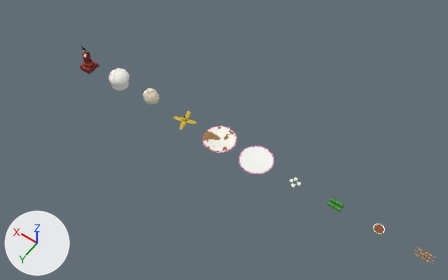
The glTF model src/assets/masak/models/props.glb as it was, and as the next commit left it.
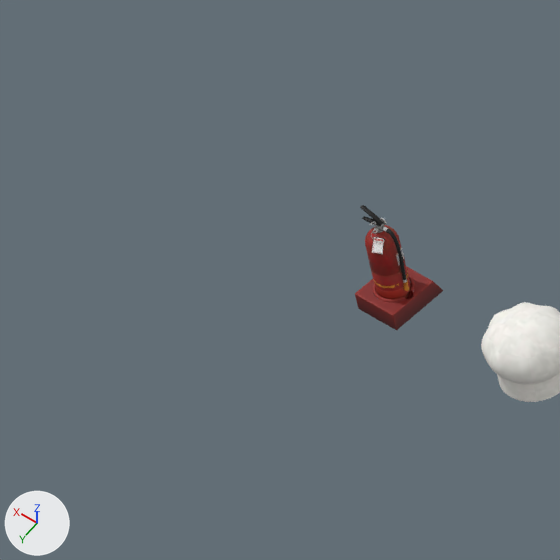
Each version appears first from a 50 mm camera at (48.69, 5.63, 8.93) aimed at (53.28, -0.8, -1.17), and next in a close-up on the part from 0% to 28% of the width and 0% to 45% of the height. Arrows for +X, +Y and +Z are at lower left; the lights stay in place. The first two pictures are the older version.

Objects in the first close-up: 'pemadam', 'topi_koki'.
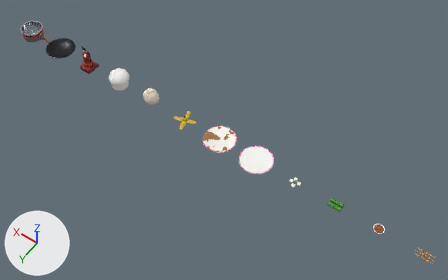
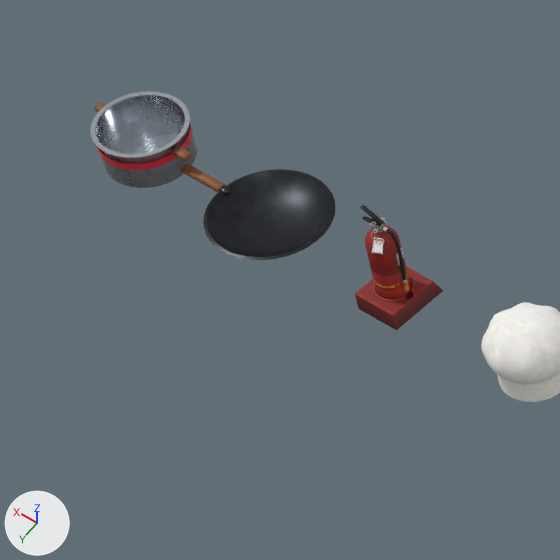
Pixel boxes (x1, y1, x2, y2) of what changed, in the close-ups (560 x 560 px):
```json
{"object": "wajan", "change": "added", "after": [181, 164, 336, 260], "faces in mat_besi_wajan (picture img_besi_wajan)": [203, 169, 336, 260], "faces in mat_gagang_kayu (picture img_gagang_kayu)": [181, 164, 225, 192]}
{"object": "panci", "change": "added", "after": [90, 91, 197, 188], "faces in mat_baja_panci (picture img_baja_panci)": [90, 91, 197, 188], "faces in mat_pita_panci (red #e0223c)": [97, 124, 192, 170], "faces in mat_gagang_kayu (picture img_gagang_kayu)": [94, 102, 192, 161]}
```

Scene script edits in JSON lines:
```json
{"op": "add", "block": "img_besi_wajan", "code": ["img_besi_wajan = load_image('besi_wajan', '_unpacked/besi_wajan', 256, 256, 'sRGB')"]}
{"op": "add", "block": "img_gagang_kayu", "code": ["img_gagang_kayu = load_image('gagang_kayu', '_unpacked/gagang_kayu', 256, 256, 'sRGB')"]}
{"op": "add", "block": "img_baja_panci", "code": ["img_baja_panci = load_image('baja_panci', '_unpacked/baja_panci', 256, 256, 'sRGB')"]}
{"op": "add", "block": "mat_besi_wajan", "code": ["mat_besi_wajan = principled_material('besi_wajan')", "mat_besi_wajan.texture = img_besi_wajan", "mat_besi_wajan.metallic = 0.75", "mat_besi_wajan.roughness = 0.38"]}
{"op": "add", "block": "mat_gagang_kayu", "code": ["mat_gagang_kayu = principled_material('gagang_kayu')", "mat_gagang_kayu.texture = img_gagang_kayu", "mat_gagang_kayu.roughness = 0.55"]}
{"op": "add", "block": "mat_baja_panci", "code": ["mat_baja_panci = principled_material('baja_panci')", "mat_baja_panci.texture = img_baja_panci", "mat_baja_panci.metallic = 0.9", "mat_baja_panci.roughness = 0.22"]}
{"op": "add", "block": "mat_pita_panci", "code": ["mat_pita_panci = principled_material('pita_panci')", "mat_pita_panci.base_color = (0.745, 0.016, 0.0452)  # red #e0223c", "mat_pita_panci.roughness = 0.35"]}
{"op": "add", "block": "me_bubut_007", "code": ["me_bubut_007 = bpy.data.meshes.new('bubut.007')", "me_bubut_007.from_pydata(...)  # 338 vertices, 664 faces; spans x -0.3..0.56, y -0.3..0.3, z 0.0..0.093", "# faces by material slot: [620, 44]", "me_bubut_007.materials.append(mat_besi_wajan)  # picture img_besi_wajan", "me_bubut_007.materials.append(mat_gagang_kayu)  # picture img_gagang_kayu"]}
{"op": "add", "block": "me_bubut_008", "code": ["me_bubut_008 = bpy.data.meshes.new('bubut.008')", "me_bubut_008.from_pydata(...)  # 578 vertices, 1048 faces; spans x -0.305..0.305, y -0.228..0.228, z 0.0..0.215", "# faces by material slot: [672, 288, 88]", "me_bubut_008.materials.append(mat_baja_panci)  # picture img_baja_panci", "me_bubut_008.materials.append(mat_pita_panci)  # red #e0223c", "me_bubut_008.materials.append(mat_gagang_kayu)  # picture img_gagang_kayu"]}
{"op": "add", "block": "ob_wajan", "code": ["ob_wajan = bpy.data.objects.new('wajan', me_bubut_007)", "ob_wajan.location = (56.8, 0.0, 0.0)"]}
{"op": "add", "block": "ob_panci", "code": ["ob_panci = bpy.data.objects.new('panci', me_bubut_008)", "ob_panci.location = (57.6, 0.0, 0.0)"]}
```
